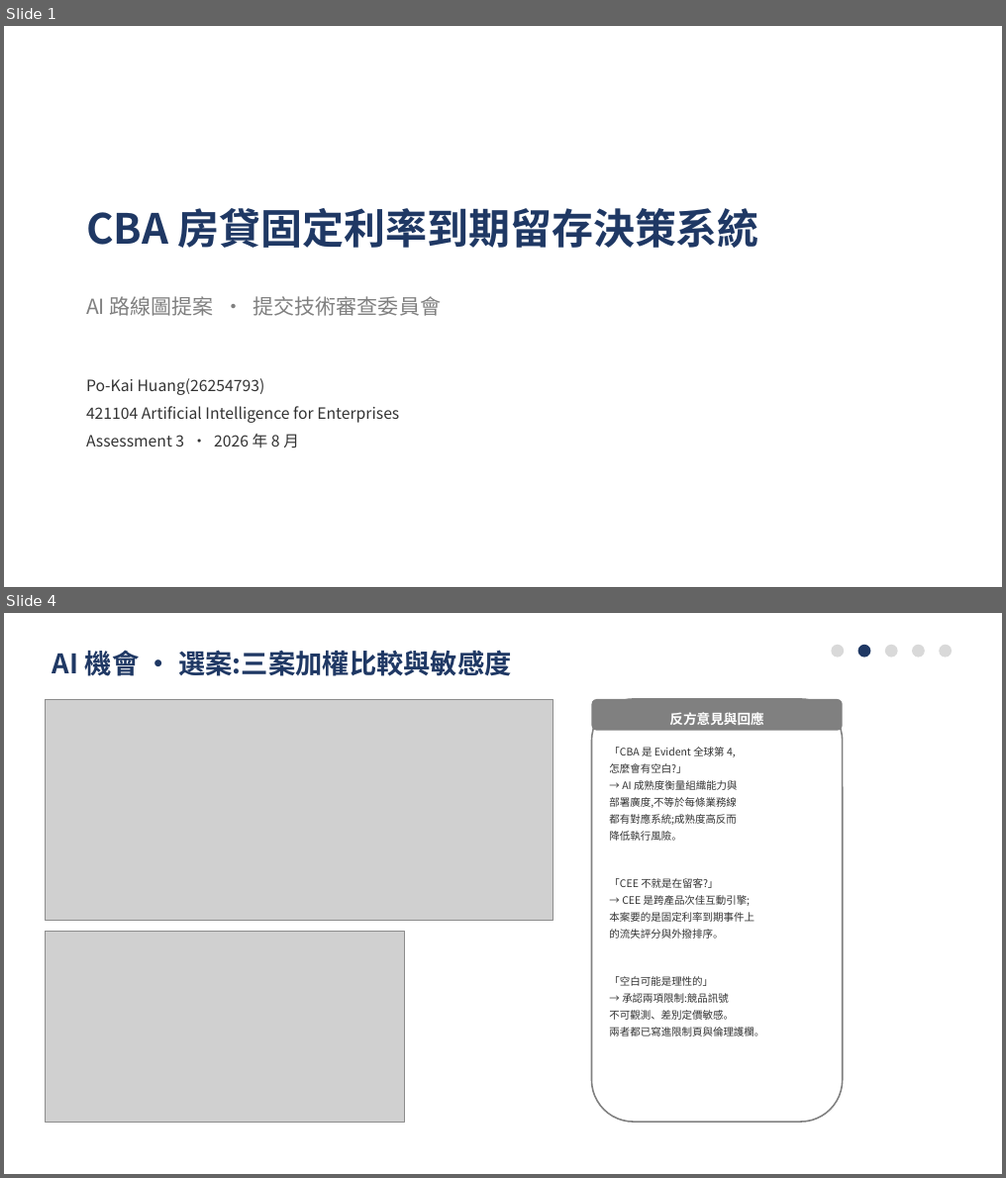
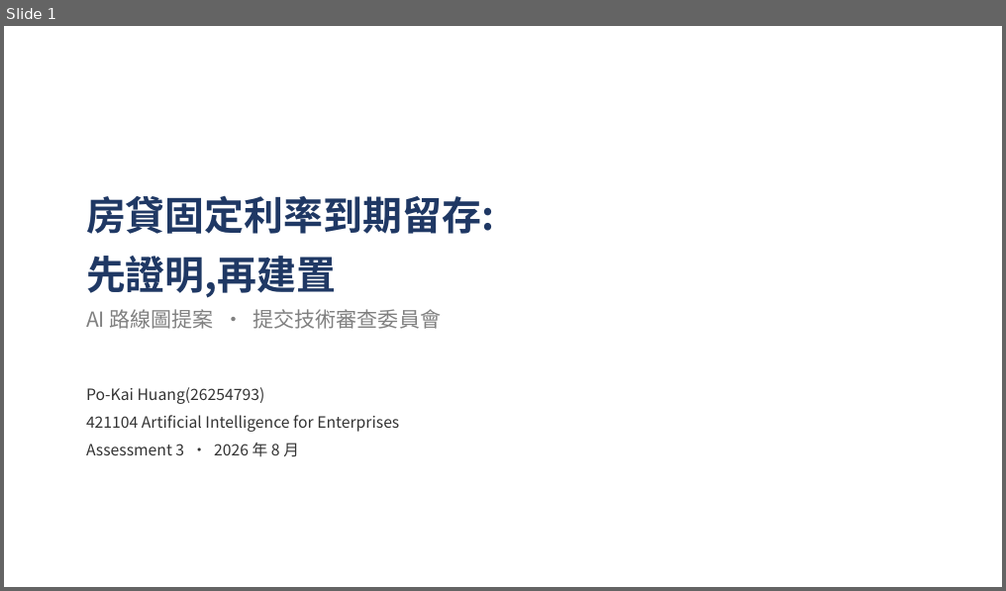
Before and after one commit to pokai-huang0828/UTS_workspace, a slide deck: Artificial Intelligence for Enterprises/Assessment3/Huang_26254793_421104_Assessment 3.pptx. Shown one above the other, each under a label of ours: slides 1 and 4 before the commit, slide 1 after it; the slides between them are not shown. The pictures are 1006x1178 and 1006x591 pixels, drawn with LibreOffice and Linux fonts; fonts in the diff are those of the drawing; grey boxes stand for pictures. Boxes give left, top, right and bottom in pixels: in the first picture for what was removed or moved away, otherwise in the second. Text is boxed around its words. In the diff, an @@ line names an element or a change of style, - is before the commit and + after.

```diff
--- a/Artificial Intelligence for Enterprises/Assessment3/Huang_26254793_421104_Assessment 3.pptx
+++ b/Artificial Intelligence for Enterprises/Assessment3/Huang_26254793_421104_Assessment 3.pptx
@@ slide 4 removed at box(4, 613, 1002, 1174), background #FFFFFF @@
@@ text removed at box(53, 650, 512, 676) @@
-AI 機會 · 選案:三案加權比較與敏感度
@@ ellipse removed at box(832, 645, 844, 658) @@
@@ ellipse removed at box(858, 645, 871, 658) @@
@@ ellipse removed at box(885, 645, 898, 658) @@
@@ ellipse removed at box(912, 645, 925, 658) @@
@@ ellipse removed at box(939, 645, 951, 658) @@
@@ picture removed at box(46, 699, 553, 920) @@
@@ rounded rectangle removed at box(592, 699, 843, 1122) @@
@@ rounded rectangle removed at box(592, 699, 843, 731) @@
@@ text removed at box(669, 712, 763, 725) @@
-反方意見與回應
@@ text removed at box(609, 747, 764, 1037) @@
-「CBA 是 Evident 全球第 4,
-怎麼會有空白?」
-→ AI 成熟度衡量組織能力與
-部署廣度,不等於每條業務線
-都有對應系統;成熟度高反而
-降低執行風險。
-「CEE 不就是在留客?」
-→ CEE 是跨產品次佳互動引擎;
-本案要的是固定利率到期事件上
-的流失評分與外撥排序。
-「空白可能是理性的」
-→ 承認兩項限制:競品訊號
-不可觀測、差別定價敏感。
-兩者都已寫進限制頁與倫理護欄。
@@ picture removed at box(46, 931, 405, 1122) @@
@@ slide 1 changed as well @@
@@ text at box(86, 196, 494, 298): text changed; size 40 to 38 pt @@
-CBA 房貸固定利率到期留存決策系統
+房貸固定利率到期留存:
+先證明,再建置
@@ text "AI 路線圖提案 · 提交技術審查委員會": place and size @@
-text "AI 路線圖提案 · 提交技術審查委員會" at box(86, 296, 441, 316)
+text "AI 路線圖提案 · 提交技術審查委員會" at box(86, 309, 441, 329)
@@ text "Po-Kai Huang(26254793)": place and size @@
-text "Po-Kai Huang(26254793)" at box(86, 378, 399, 449)
+text "Po-Kai Huang(26254793)" at box(86, 387, 399, 458)
```
Also in this commit, not shown: 4 other slides changed, 9 slides added, 8 other slides removed, 22 other files.
